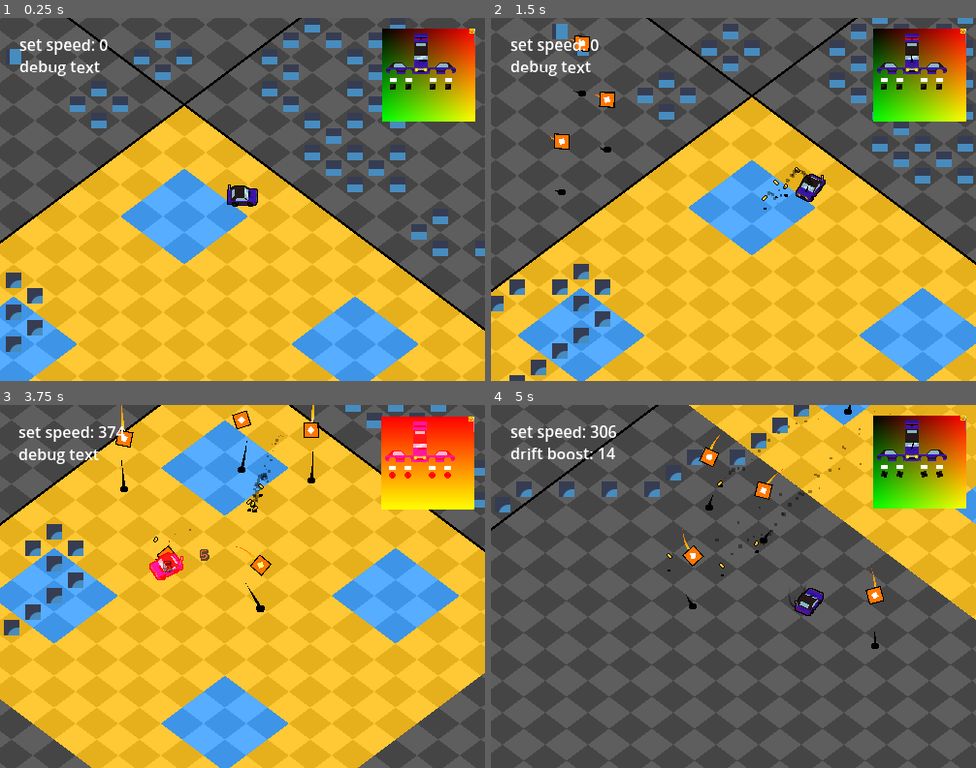
Above: before the commit, frames 1-4 (two rows, left to right).
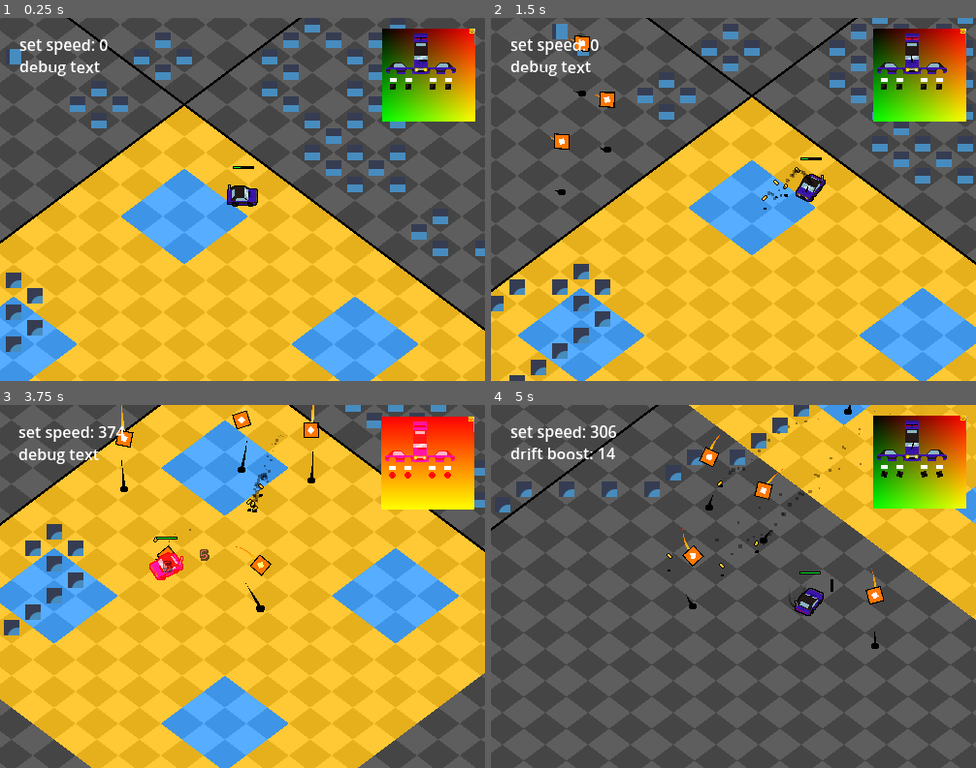
Above: after the commit, the same moments.

Repository: kaiakairos/yeehawDrive
Game: Godot game, scene res://world_scenes/test/test_track.tscn
Same seed, same stepped clock (60 frames per second), same inputs: the game is played once before the commit and once after it. The engine's default icon, where the game draws it, is replaced by a stand-in: a white triangle on a blue panel in a dark square.
Inputs (mouse positions are in pixels of both pictures, inside the frame that each line leads up to):
- Up to frame 1 (0.25 s): no input
- Up to frame 2 (1.5 s): tap Enter at 0.5 s; move the mouse to (840, 181) at 0.52 s; press the mouse at (840, 181) at 0.53 s; hold D (turnRight) 0.53-1.28 s; tap Space (hop) at 0.77 s; move the mouse to (636, 217) at 1.27 s; release the mouse at (636, 217) at 1.28 s; hold S (brake) from 1.28 s (still down); tap F (testKey) at 1.35 s
- Up to frame 3 (3.75 s): tap Space (hop) at 1.52, 3.02 s; move the mouse to (291, 506) at 2.02 s; release S (brake) at 2.03 s; press the mouse at (291, 506) at 2.03 s; hold D (turnRight) 2.03-2.78 s; move the mouse to (218, 659) at 2.77 s; release the mouse at (218, 659) at 2.78 s; hold W (accelerate) 2.78-3.53 s; tap F (testKey) at 2.85 s; move the mouse to (388, 640) at 3.52 s; press the mouse at (388, 640) at 3.53 s; hold A (turnLeft) from 3.53 s (still down)
- Up to frame 4 (5 s): keep holding A (turnLeft); tap Space (hop) at 3.77, 4.52 s; move the mouse to (588, 532) at 4.27 s; release the mouse at (588, 532) at 4.28 s; tap F (testKey) at 4.35 s

The runs differ from the first frame. In frame 1, less than 0.1% of the frame differs, in the area x 48-53%, y 40-42%; in frame 2, less than 0.1%; in frame 3, less than 0.1%; in frame 4, less than 0.1%, in the area x 63-71%, y 45-52%.

Commit message:
health bar doohickey

Diff:
--- a/classes/classHealthComponent.gd
+++ b/classes/classHealthComponent.gd
@@ -15,6 +15,7 @@
 var emittedKilled :bool = false
 
 signal tookKnockback(amount:Vector2)
+signal healthUpdated(health:int,maxHealth:int)
 
 @export var isPlayer :bool = false
 
@@ -24,11 +25,13 @@
 
 func setMaxHealth() -> void:
 	maxHealth = defaultMaxHealth + (healthIncreasePerLevel * (healthUpgradeLevel-1))
+	emit_signal("healthUpdated",health,maxHealth)
 
 func upgradeHealthLevel(amount:int=1) -> void:
 	healthUpgradeLevel += amount
 	setMaxHealth()
 	health += healthIncreasePerLevel * amount
+	emit_signal("healthUpdated",health,maxHealth)
 
 func dealDamage(amount:int=0) -> void:
 	if emittedKilled:
@@ -47,6 +50,9 @@
 
 
 	emit_signal("tookDamage",amount)
+
+	emit_signal("healthUpdated",health,maxHealth)
+
 	if health <= 0 and !emittedKilled:
 		emit_signal("justgotkilled")
 		emittedKilled = true
--- a/object_scenes/player/playerCar.tscn
+++ b/object_scenes/player/playerCar.tscn
@@ -5,6 +5,7 @@
 [ext_resource type="Shader" uid="uid://b113as8ovxkwt" path="res://zeeg/shaders_materials/canvasOutlineWithUV/canvasGroupOutlineWithUV.gdshader" id="2_b61pa"]
 [ext_resource type="Material" uid="uid://dpas1j5aixd1e" path="res://zeeg/shaders_materials/canvasGroupOutline/canvasGroupOutline.tres" id="2_eamtm"]
 [ext_resource type="Texture2D" uid="uid://bcps8mno6b8bl" path="res://object_scenes/player/sprites/flash.png" id="4_eamtm"]
+[ext_resource type="PackedScene" uid="uid://bh2ea7pbxgj5v" path="res://ui_scenes/simpleProgressBar/simple_progress_bar.tscn" id="4_g632t"]
 [ext_resource type="Script" uid="uid://4kpqktoop3t0" path="res://object_scenes/player/playerCamera.gd" id="4_i67wl"]
 [ext_resource type="Material" uid="uid://blthl8litkxca" path="res://zeeg/shaders_materials/worldGridPlaceholder/worldGridPlaceholder.tres" id="4_m5nwo"]
 [ext_resource type="Script" uid="uid://bgqml2m1hmbl2" path="res://object_scenes/player/gun_handler.gd" id="5_dnn2p"]
@@ -73,6 +74,12 @@
 tireMarker3 = NodePath("SpriteGroup/otherContainer/Marker2D3")
 tireMarker4 = NodePath("SpriteGroup/otherContainer/Marker2D4")
 
+[node name="HealthComponent" type="Node" parent="." unique_id=180869992]
+script = ExtResource("7_1pw4n")
+defaultMaxHealth = 300
+isPlayer = true
+metadata/_custom_type_script = "uid://b2ojjqp0ucgev"
+
 [node name="CollisionShape2D" type="CollisionShape2D" parent="." unique_id=83995325]
 shape = SubResource("CircleShape2D_kytb2")
 
@@ -122,6 +129,44 @@
 points = PackedVector2Array(100, -1, 0, -1)
 width = 2.0
 default_color = Color(1, 0, 0, 1)
+
+[node name="ProgressBars" type="Node2D" parent="." unique_id=772790919]
+
+[node name="simpleProgressBar" parent="ProgressBars" unique_id=1382119039 instance=ExtResource("4_g632t")]
+position = Vector2(22, -26)
+size = Vector2i(1, 11)
+maxValue = 901.0
+colorDictionary = Dictionary[float, Color]({
+0.0: Color(1, 0.8862745, 0.39215687, 1),
+250.0: Color(1, 0.4, 0.21960784, 1),
+900.0: Color(0.23921569, 0.69411767, 1, 1)
+})
+
+[node name="ColorRect" type="ColorRect" parent="ProgressBars/simpleProgressBar" unique_id=1905104500]
+visible = false
+offset_left = 3.0
+offset_right = 4.0
+offset_bottom = 13.0
+color = Color(0, 0, 0, 1)
+
+[node name="ColorRect2" type="ColorRect" parent="ProgressBars/simpleProgressBar" unique_id=1473209294]
+visible = false
+offset_left = 2.0
+offset_top = 1.0
+offset_right = 3.0
+offset_bottom = 2.0
+color = Color(1, 0, 0, 1)
+
+[node name="healthbar" parent="ProgressBars" unique_id=1415403256 instance=ExtResource("4_g632t")]
+position = Vector2(-10, -34)
+size = Vector2i(20, 1)
+fillMode = 2
+colorDictionary = Dictionary[float, Color]({
+-0.215: Color(1, 0, 0, 1),
+20.0: Color(1, 0.62782896, 0, 1),
+50.0: Color(0.6591482, 1, 0, 1),
+75.0: Color(0, 1, 0.1897483, 1)
+})
 
 [node name="Camera2D" type="Camera2D" parent="." unique_id=1409833024]
 script = ExtResource("4_i67wl")
@@ -184,12 +229,6 @@
 scale = Vector2(3.3100002, 3.3099997)
 texture = ExtResource("4_eamtm")
 hframes = 3
-
-[node name="HealthComponent" type="Node" parent="." unique_id=180869992]
-script = ExtResource("7_1pw4n")
-defaultMaxHealth = 99999
-isPlayer = true
-metadata/_custom_type_script = "uid://b2ojjqp0ucgev"
 
 [node name="Hitbox" type="Node2D" parent="." unique_id=279580874 node_paths=PackedStringArray("healthCompenent", "parentObject")]
 script = ExtResource("8_xgjc2")
@@ -256,4 +295,6 @@
 script = ExtResource("15_y8uur")
 hitflash = SubResource("Gradient_i67wl")
 
+[connection signal="healthUpdated" from="HealthComponent" to="." method="_on_health_component_health_updated"]
+[connection signal="healthUpdated" from="HealthComponent" to="ProgressBars/healthbar" method="updateMax"]
 [connection signal="tookDamage" from="HealthComponent" to="SubViewport/HitFlash" method="_on_health_component_took_damage"]
--- a/object_scenes/player/player_car.gd
+++ b/object_scenes/player/player_car.gd
@@ -90,7 +90,7 @@
 func _process(delta: float) -> void:
 	processWheelDirection(delta)
 	checkforHopInput()
-
+	$ProgressBars/simpleProgressBar.visible = drifting and state == 0 and driftboost > 10
 	match state:
 		0: # drive
 			turnVehicle()
@@ -102,12 +102,17 @@
 					gunHandler.setBulletMode(1)
 				else:
 					gunHandler.setBulletMode(0)
+
 			else:
 				driveStateDrift(delta,dot)
 				if driftboost > 900:
 					gunHandler.setBulletMode(2)
 				elif driftboost > 250:
 					gunHandler.setBulletMode(1)
+
+				$ProgressBars/simpleProgressBar.updateValue(driftboost)
+				#$ProgressBars/simpleProgressBar/ColorRect2.position.y = 11.0 + ((1.0-abs(dot)) * -10.0)
+
 		1: # hopping
 			hoppingState(delta)
 		2: # lost control
@@ -148,7 +153,7 @@
 	if Input.is_action_just_pressed("testKey"):
 		$SubViewport.playAnimWindshieldWiper()
 
-
+	$ProgressBars/healthbar.modulate.a = move_toward($ProgressBars/healthbar.modulate.a,0.0,delta*4.0)
 
 func applyAcceleration(delta:float) -> void:
 	var target :float = 0.0
@@ -308,3 +313,7 @@
 	$SpriteGroup/otherContainer/antenna.add_point(Vector2(0,-13) + (velocity * -0.012))
 	#$SpriteGroup/otherContainer/antenna/emblem.position = Vector2(0,-13) + (velocity * -0.012)
 	#$SpriteGroup/otherContainer/antenna/emblem.rotation = $SpriteGroup/otherContainer/antenna.get_point_position(1).angle_to($SpriteGroup/otherContainer/antenna.get_point_position(2))
+
+
+func _on_health_component_health_updated(health: int, maxHealth: int) -> void:
+	$ProgressBars/healthbar.modulate.a = 10.0
--- a/ui_scenes/simpleProgressBar/simple_progress_bar.gd
+++ b/ui_scenes/simpleProgressBar/simple_progress_bar.gd
@@ -6,11 +6,31 @@
 
 @export var maxValue :float = 100.0
 
+@export var colorDictionary :Dictionary[float,Color]
+
 func updateValue(value:float) -> void:
 	$bg.size = size + Vector2i(2,2)
 
 	var ratio :float = value / maxValue
+	ratio = clamp(ratio,0.0,1.0)
 
 	match fillMode:
-		0,1: $progress.size = Vector2(size) * Vector2(1.0,ratio)
+		0,1:
+			$progress.size = Vector2(size) * Vector2(1.0,ratio)
+			$progress.size.y = roundi($progress.size.y)
 		2,3: $progress.size = Vector2(size) * Vector2(ratio,1.0)
+
+	match fillMode:
+		1,2: $progress.position = Vector2(1.0,1.0)
+		0: $progress.position = Vector2(1.0,roundi(size.y - $progress.size.y) + 1.0)
+		3: $progress.position = Vector2(roundi(size.x - $progress.size.x + 1.0),1.0)
+
+	for key in colorDictionary.keys():
+		if value > key:
+			$progress.color = colorDictionary[key]
+		else:
+			break
+
+func updateMax(amount:int,maximumizing:int) -> void:
+	maxValue = maximumizing
+	updateValue(amount)
